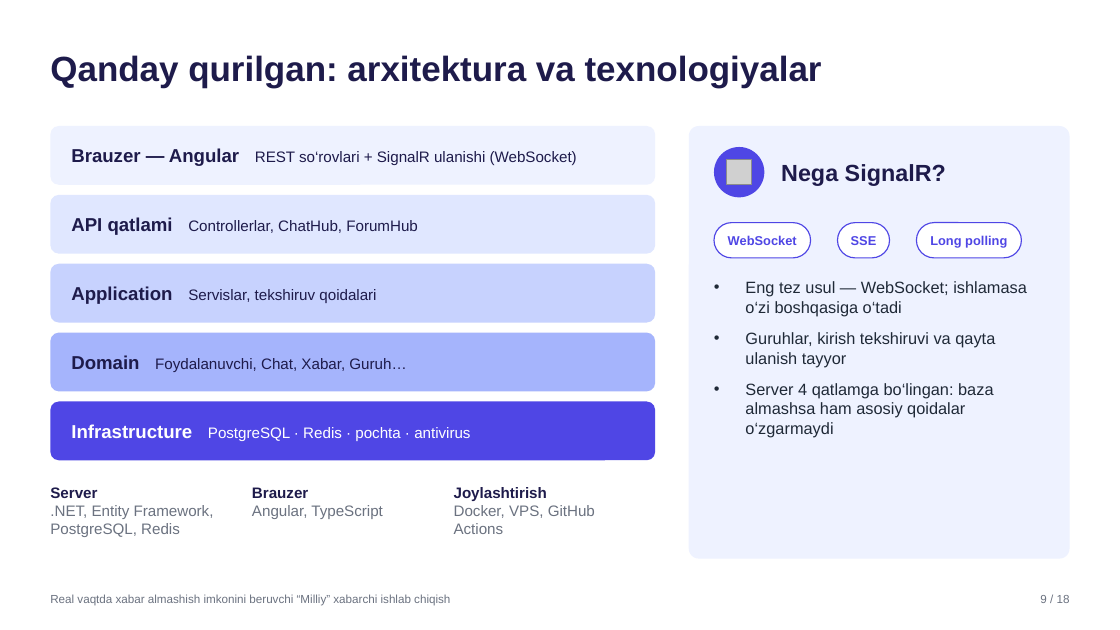
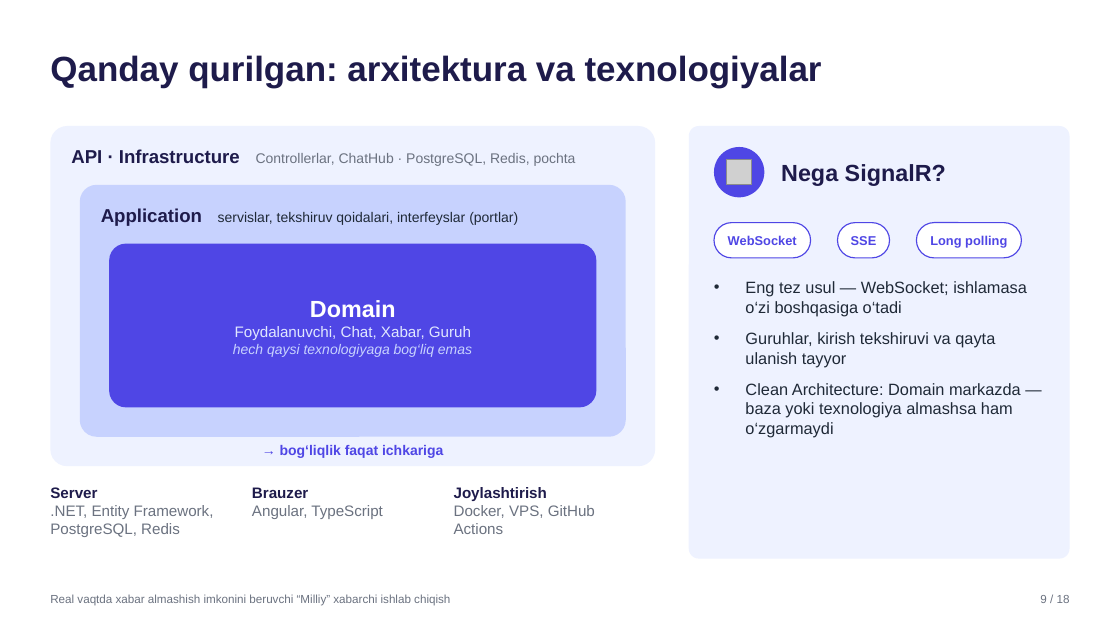
Before and after one commit to SardorSohinazarov/diplom-ish, a slide deck: slide 9 of diplom/Himoya_taqdimoti_Sohinazarov_Sardor.pptx. Drawn at 1120x630 pixels with LibreOffice and Linux fonts; fonts in the diff are those of the drawing; grey boxes stand for pictures; background and template pictures are left out. Boxes give left, top, right and bottom in pixels: in the first picture for what was removed or moved away, otherwise in the second. Text is boxed around its words. In the diff, an @@ line names an element or a change of style, - is before the commit and + after.

```diff
--- a/diplom/Himoya_taqdimoti_Sohinazarov_Sardor.pptx
+++ b/diplom/Himoya_taqdimoti_Sohinazarov_Sardor.pptx
@@ proportions changed in 3 elements at [80,185,626,437], [109,244,597,408], [50,126,655,466] @@
@@ rounded rectangle: place and size @@
-rounded rectangle at [50,126,655,185]
+rounded rectangle at [50,126,655,466]
@@ text at [71,149,576,166]: text changed; size 13 to 12 pt; text colour #1E1B4B to #6B7280 @@
-API qatlami Controllerlar, ChatHub, ForumHub
+API · Infrastructure Controllerlar, ChatHub · PostgreSQL, Redis, pochta
@@ text removed at [71,148,577,166] @@
-Brauzer — Angular REST so‘rovlari + SignalR ulanishi (WebSocket)
@@ rounded rectangle removed at [50,195,655,254] @@
@@ rounded rectangle: place and size @@
-rounded rectangle at [50,264,655,323]
+rounded rectangle at [80,185,626,437]
@@ text at [101,208,518,226]: text changed; size 13 to 12 pt; text colour #1E1B4B to #1F2937 @@
-Application Servislar, tekshiruv qoidalari
+Application servislar, tekshiruv qoidalari, interfeyslar (portlar)
@@ rounded rectangle: place and size @@
-rounded rectangle at [50,402,655,460]
+rounded rectangle at [109,244,597,408]
@@ text at [233,326,472,357]: text changed; size 13 to 12 pt; text colour #1E1B4B to #C7D2FE @@
-Domain Foydalanuvchi, Chat, Xabar, Guruh…
+Domain
+Foydalanuvchi, Chat, Xabar, Guruh
+hech qaysi texnologiyaga bog‘liq emas
@@ rounded rectangle removed at [50,333,655,392] @@
@@ text at [745,383,1021,438]: text changed @@
-• Server 4 qatlamga bo‘lingan: baza almashsa ham asosiy qoidalar o‘zgarmaydi
+• Clean Architecture: Domain markazda — baza yoki texnologiya almashsa ham o‘zgarmaydi
@@ text removed at [71,424,470,441] @@
-Infrastructure PostgreSQL · Redis · pochta · antivirus
@@ text added at [280,445,443,458], 12 pt, text #4F46E5, bold @@
+→ bog‘liqlik faqat ichkariga
```
Also in this commit, not shown: 19 other slides changed, 2 other files.
